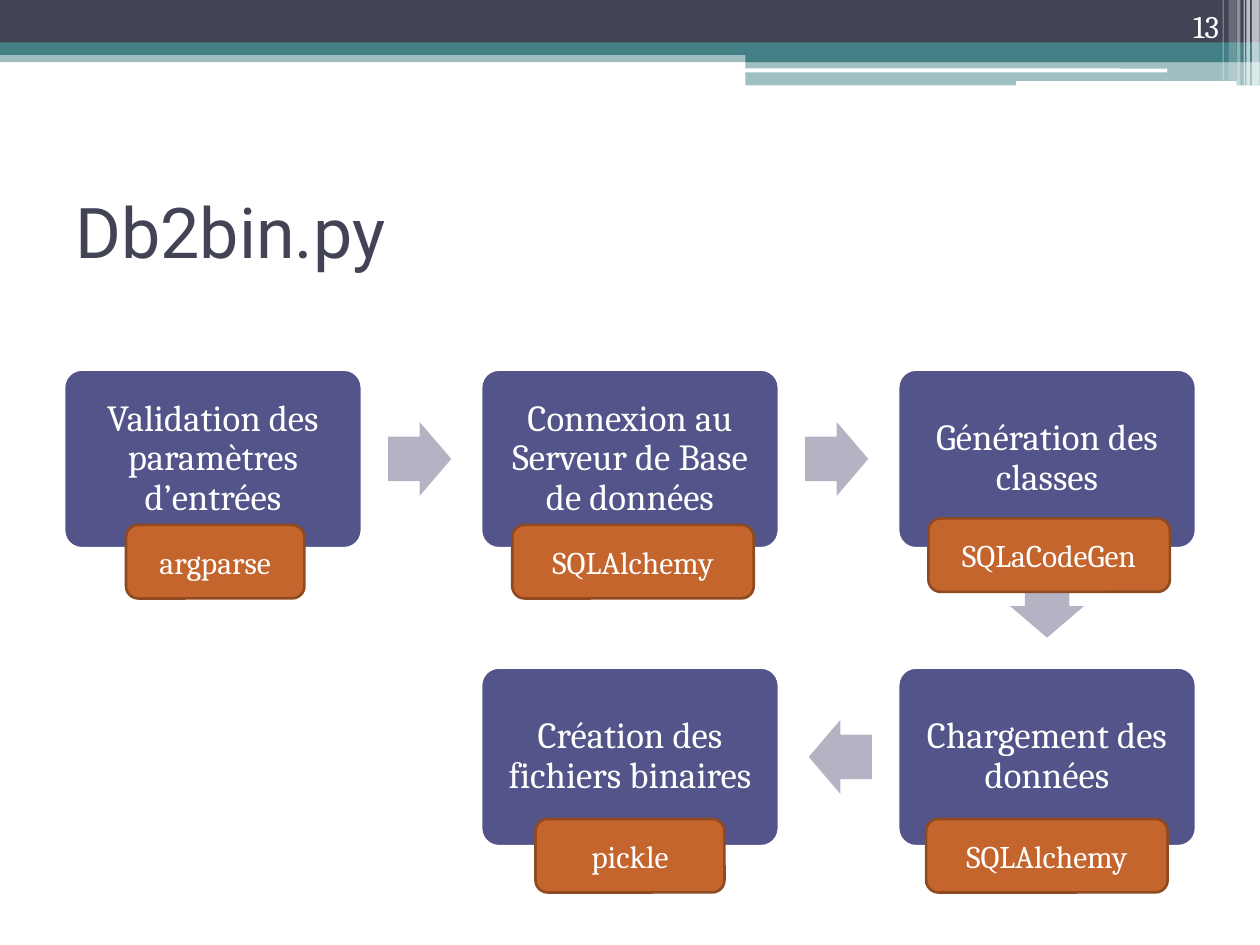
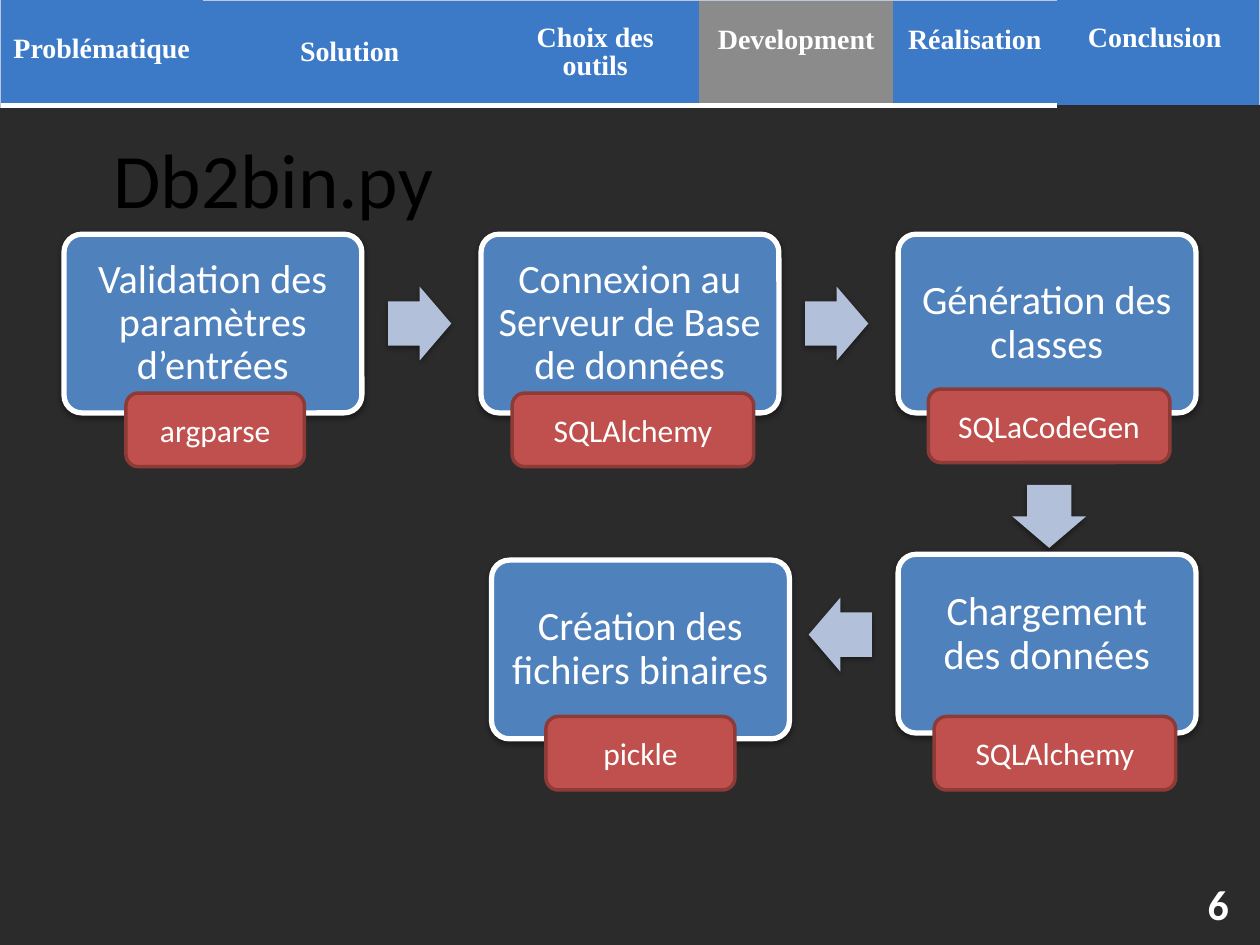
Before and after one commit to anunnakian/db2file, a slide deck: slide 6 of docs/dataMigrator.pptx (slide 13 before the commit). Drawn at 1260x945 pixels with LibreOffice and Linux fonts; fonts in the diff are those of the drawing; background and template pictures are left out; a plain dark background stands for a picture behind light text. Boxes give left, top, right and bottom in pixels: in the first picture for what was removed or moved away, otherwise in the second. Text is boxed around its words. In the diff, an @@ line names an element or a change of style, - is before the commit and + after.

```diff
--- a/docs/dataMigrator.pptx
+++ b/docs/dataMigrator.pptx
@@ background #FFFFFF to picture (left out) @@
@@ rectangle removed at [0,0,1260,43] @@
@@ table added at [0,0,1259,106], 1 rows, 6 columns @@
+Problématique | Solution | Choix des outils | Development | Réalisation | Conclusion
@@ page number removed at [1193,17,1219,45] @@
-13
@@ rectangle removed at [1222,0,1223,81] @@
@@ rectangle removed at [1228,0,1236,81] @@
@@ rectangle removed at [1237,0,1241,86] @@
@@ rectangle removed at [1244,0,1245,86] @@
@@ rectangle removed at [1246,0,1250,86] @@
@@ rectangle removed at [1252,0,1260,86] @@
@@ rectangle removed at [0,50,1260,62] @@
@@ rectangle removed at [0,43,1260,55] @@
@@ rectangle removed at [746,49,1260,62] @@
@@ rounded rectangle removed at [745,68,1167,72] @@
@@ rectangle removed at [746,60,1260,86] @@
@@ rounded rectangle removed at [1016,81,1236,86] @@
@@ text "Db2bin.py": place and size @@
-text "Db2bin.py" at [75,205,385,273]
+text "Db2bin.py" at [113,155,433,220]
@@ text "Db2bin.py" at [113,155,433,220]: size 40 to 44 pt, font Roboto to Calibri, text colour #424456 to #000000; alignment left to centre @@
@@ fill #53548A to #4F81BD; outline #FFFFFF 1.5 pt to #FFFFFF 3 pt; shadow on in 5 elements at [898,554,1196,733], [491,561,789,740], [64,234,362,413], [481,234,779,413], [898,234,1196,413] @@
@@ size 21 to 23 pt, font Cambria to Calibri in 5 elements at [512,612,768,685], [944,597,1149,670], [98,265,327,380], [499,265,761,380], [922,286,1172,359] @@
@@ 3 texts, 3 rounded rectangles, 2 right arrows: place and size @@
-3 texts, 3 rounded rectangles, 2 right arrows at [64,369,1196,548]
+3 texts, 3 rounded rectangles, 2 right arrows at [64,234,1196,413]
@@ fill #B3B4C4 to #B3C1DB; shadow on in 4 elements at [1012,484,1087,547], [809,597,872,672], [388,286,451,360], [805,286,868,360] @@
@@ font Cambria to Calibri; fill #C4652D to #C0504D; outline #914B21 1.5 pt to #8E3B39 2 pt in 5 elements at [934,717,1176,790], [546,717,735,790], [929,389,1171,462], [126,393,305,466], [513,393,755,466] @@
@@ 3 rounded rectangles: place and size @@
-3 rounded rectangles at [126,518,1171,598]
+3 rounded rectangles at [126,389,1171,466]
@@ right arrow: place and size @@
-right arrow at [1010,575,1084,638]
+right arrow at [1012,484,1087,547]
@@ rounded rectangle: place and size @@
-rounded rectangle at [481,668,779,847]
+rounded rectangle at [491,561,789,740]
@@ text "Création des fichiers binaires": place and size @@
-text "Création des fichiers binaires" at [509,722,751,789]
+text "Création des fichiers binaires" at [512,612,768,685]
@@ rounded rectangle: place and size @@
-rounded rectangle at [898,668,1196,847]
+rounded rectangle at [898,554,1196,733]
@@ text "Chargement des données": place and size @@
-text "Chargement des données" at [927,722,1167,789]
+text "Chargement des données" at [944,597,1149,670]
@@ right arrow: place and size @@
-right arrow at [809,719,872,794]
+right arrow at [809,597,872,672]
@@ rounded rectangle "pickle": place and size @@
-rounded rectangle "pickle" at [536,819,724,892]
+rounded rectangle "pickle" at [546,717,735,790]
@@ rounded rectangle "SQLAlchemy": place and size @@
-rounded rectangle "SQLAlchemy" at [926,819,1168,892]
+rounded rectangle "SQLAlchemy" at [934,717,1176,790]
@@ page number added at [1208,891,1229,921], 24 pt, text #FFFFFF, bold @@
+6
```
Also in this commit, not shown: 3 other slides changed, 6 slides added, 17 slides removed, 12 other files.
